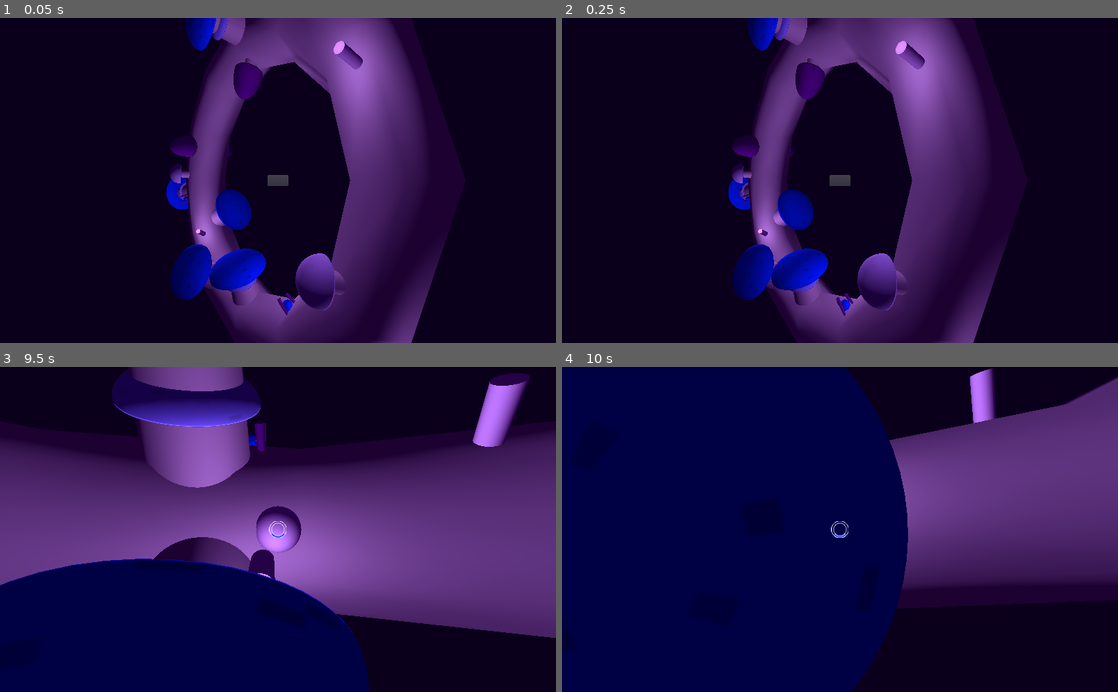
Above: before the commit, frames 1-4 (two rows, left to right).
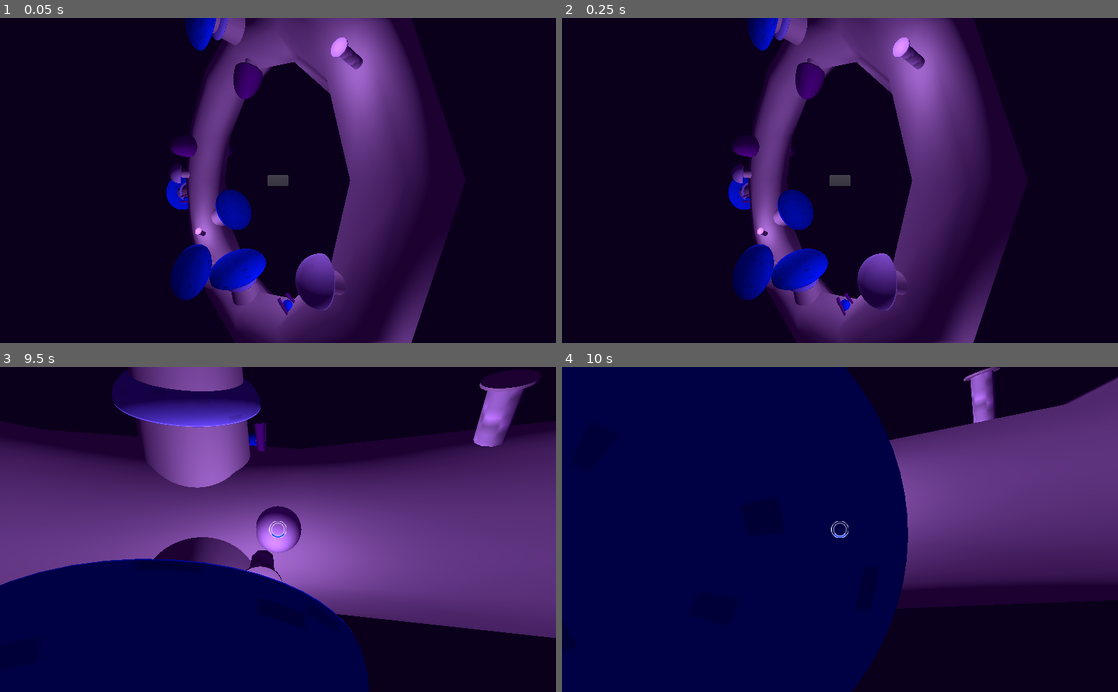
Above: after the commit, the same moments.

Repository: the-alex-g/LD47
Game: Godot game, scene res://Main/MainMenu.tscn
The game is run twice, just before and just after one commit, with the same random seed, the same clock (stepped at 60 frames per second) and the same inputs.
Inputs:
- Up to frame 1 (0.05 s): no input
- Up to frame 2 (0.25 s): no input
- Up to frame 3 (9.5 s): click "Play" at 0.5 s; hold Right (Right) 1.28-2.03 s; hold Down (Backward) 2.03-2.78 s; hold Right (Right) 2.78-3.53 s; hold Up (Forward) 3.53-4.28 s; hold Left (Left) 4.28-5.75 s; click "Play" at 5.75 s; hold Down (Backward) 6.53-7.28 s; hold Right (Right) 7.28-8.03 s; hold Up (Forward) 8.03-8.78 s; hold Right (Right) from 8.78 s (still down)
- Up to frame 4 (10 s): release Right (Right) at 9.53 s; hold Down (Backward) from 9.53 s (still down)

The runs differ from the first frame. In frame 1, 0.2% of the frame differs, in the area x 29-65%, y 5-90%; in frame 2, 0.2%; in frame 3, 1.1%, in the area x 44-97%, y 4-66%; in frame 4, 0.5%.

Commit message:
Add fancier magic rods

Diff:
--- a/Scenery/MainMenuRod.tscn
+++ b/Scenery/MainMenuRod.tscn
@@ -1,11 +1,20 @@
-[gd_scene load_steps=3 format=2]
+[gd_scene load_steps=6 format=2]
 
 [ext_resource path="res://Scenery/Scenery.gd" type="Script" id=1]
+[ext_resource path="res://Colors/Spiral.png" type="Texture" id=2]
 
 [sub_resource type="CylinderMesh" id=1]
 top_radius = 0.05
 bottom_radius = 0.05
 height = 0.5
+
+[sub_resource type="SpatialMaterial" id=2]
+albedo_texture = ExtResource( 2 )
+
+[sub_resource type="CylinderMesh" id=3]
+top_radius = 0.075
+bottom_radius = 0.075
+height = 0.01
 
 [node name="Rod" type="Spatial"]
 script = ExtResource( 1 )
@@ -16,8 +25,13 @@
 [node name="MeshInstance" type="MeshInstance" parent="Spatial"]
 transform = Transform( 1, 0, 0, 0, 1, 0, 0, 0, 1, 0, 0.5, 0 )
 mesh = SubResource( 1 )
-material/0 = null
+material/0 = SubResource( 2 )
 
 [node name="OmniLight" type="OmniLight" parent="Spatial/MeshInstance"]
 transform = Transform( 1, 0, 0, 0, 1, 0, 0, 0, 1, 0, 0.362386, 0 )
 light_color = Color( 0.768627, 0.584314, 0.952941, 1 )
+
+[node name="MeshInstance2" type="MeshInstance" parent="Spatial/MeshInstance"]
+transform = Transform( 1, 0, 0, 0, 1, 0, 0, 0, 1, 0, 0.250236, 0 )
+mesh = SubResource( 3 )
+material/0 = null
--- a/Scenery/Rod.tscn
+++ b/Scenery/Rod.tscn
@@ -1,16 +1,30 @@
-[gd_scene load_steps=5 format=2]
+[gd_scene load_steps=10 format=2]
 
 [ext_resource path="res://Scenery/Rod.gd" type="Script" id=1]
 [ext_resource path="res://Music/Light.wav" type="AudioStream" id=2]
+[ext_resource path="res://Colors/Spiral.png" type="Texture" id=3]
+[ext_resource path="res://Colors/Beige.png" type="Texture" id=4]
 
 [sub_resource type="CylinderMesh" id=1]
 top_radius = 0.05
 bottom_radius = 0.05
 height = 0.5
+radial_segments = 9
+
+[sub_resource type="SpatialMaterial" id=3]
+albedo_texture = ExtResource( 3 )
 
 [sub_resource type="CylinderShape" id=2]
 radius = 0.050953
 height = 0.471664
+
+[sub_resource type="CylinderMesh" id=4]
+top_radius = 0.075
+bottom_radius = 0.075
+height = 0.01
+
+[sub_resource type="SpatialMaterial" id=5]
+albedo_texture = ExtResource( 4 )
 
 [node name="Rod" type="Spatial"]
 script = ExtResource( 1 )
@@ -21,7 +35,7 @@
 [node name="MeshInstance" type="MeshInstance" parent="Spatial"]
 transform = Transform( 1, 0, 0, 0, 1, 0, 0, 0, 1, 0, 0.5, 0 )
 mesh = SubResource( 1 )
-material/0 = null
+material/0 = SubResource( 3 )
 
 [node name="OmniLight" type="OmniLight" parent="Spatial/MeshInstance"]
 transform = Transform( 1, 0, 0, 0, 1, 0, 0, 0, 1, 0, 0.362386, 0 )
@@ -33,6 +47,11 @@
 [node name="CollisionShape" type="CollisionShape" parent="Spatial/MeshInstance/Area"]
 shape = SubResource( 2 )
 
+[node name="MeshInstance" type="MeshInstance" parent="Spatial/MeshInstance"]
+transform = Transform( 1, 0, 0, 0, 1, 0, 0, 0, 1, 0, 0.246898, 0 )
+mesh = SubResource( 4 )
+material/0 = SubResource( 5 )
+
 [node name="VisibilityNotifier" type="VisibilityNotifier" parent="."]
 
 [node name="AudioStreamPlayer3D" type="AudioStreamPlayer3D" parent="."]
Binary file added: Colors/Spiral.png
Not shown, changed: Colors/Spiral.png.import
